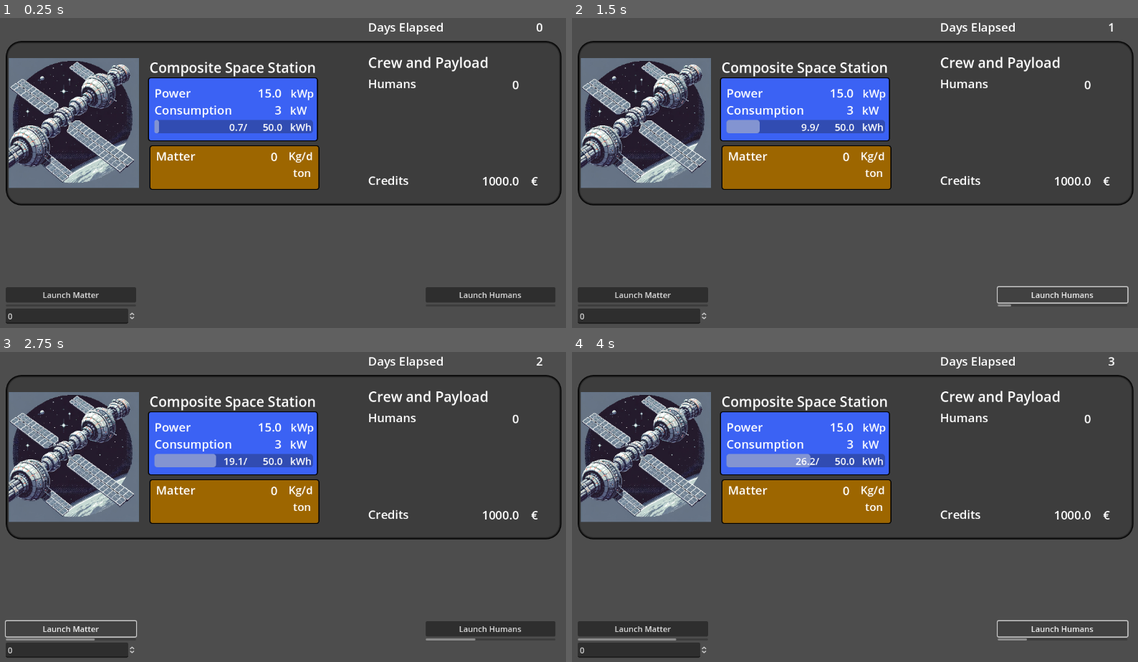
Above: before the commit, frames 1-4 (two rows, left to right).
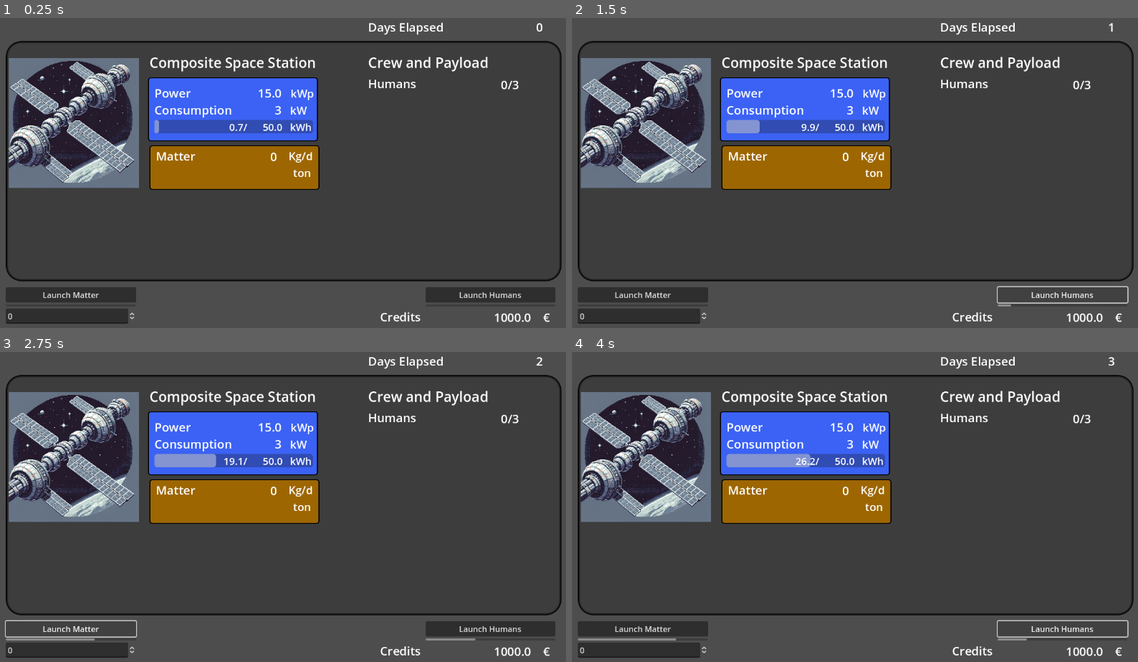
Above: after the commit, the same moments.

Repository: AndreaIdini/StarPilgrims
Game: Godot game, scene res://main.tscn
Same seed, same stepped clock (60 frames per second), same inputs: the game is played once before the commit and once after it.
Inputs:
- Up to frame 1 (0.25 s): no input
- Up to frame 2 (1.5 s): click "Launch Humans" at 0.5 s; click "Launch Humans" at 1.25 s
- Up to frame 3 (2.75 s): click "Launch Matter" at 2 s
- Up to frame 4 (4 s): click "Launch Matter" at 2.75 s; click "Launch Humans" at 3.5 s

The runs differ from the first frame. In frame 1, 2.8% of the frame differs, in the area x 1-100%, y 12-99%; in frame 2, 2.8%; in frame 3, 2.8%; in frame 4, 2.8%.

Commit message:
Station Module Mechanic implemented

Diff:
--- a/Launch.gd
+++ b/Launch.gd
@@ -21,7 +21,6 @@
 # Called when the node enters the scene tree for the first time.
 func _ready():
 	pass # Replace with function body.
-
 
 # Called every frame. 'delta' is the elapsed time since the previous frame.
 func _physics_process(delta):
--- a/Station.gd
+++ b/Station.gd
@@ -5,20 +5,95 @@
 var time = 0.
 
 var energy = 0.                 # KWh
-var battery_cap = 50.           # KWh
-var power = 0.                  # KW
-var pow_consumption = 0.
-var solar_power_installed = 15. # kW
-var module_upkeep = 3.          # KW
 var matter = 0.                 # ton
+var humans = 0
+
+var battery_cap                 # KWh
+var power                       # KW
+var pow_consumption
+var solar_power_installed       # kW
+var modules_upkeep               # KW
+
 var matter_transf = 0.
-var humans = 0
+var humans_cap
+
 var humans_matter_upkeep = 10   # Kg
 var humans_energy_upkeep = 5    # KW
 var humans_rent = 20            # cred
 
-var starting = 1
-var Modules = [starting]
+#enum ModuleNames {STARTING, SOLAR_PANEL, basic_living}
+
+const STARTING = {
+	"name": "Starting Module",
+	"description": "The starting module is the core of your space station, built with the best materials designed to stand the test of time and already equipped with everything necessary to host humans and keep them warm and fed. It has beds for 3 humans, but not enough energy. Careful!",
+	"power": 15,                # KW
+	"battery": 50,              # KWh
+	"living_space": 3,          # Capacity for Humans
+	"upkeep_power": 3,         # KW
+	"upkeep_matter": 0,         # Kg/d
+	"build_matter": 5,           # ton
+	"build_energy": 100,           # KWh
+	"build_credits": 3000,
+	"build_time": 30
+}
+
+const SOLAR = {
+	"name": "Solar Array Wing", # Specs from ISS
+	"description": "The solar array wing is a module of solar panels, that can be extended and orientated to face the Sun as efficiently as possible and collect precious energy. Some battery included.",
+	"power": 30,                # KW
+	"battery": 5,               # KWh
+	"living_space": 0,          # Capacity for Humans
+	"upkeep_power": 0,         # KW
+	"upkeep_matter": 0,         # Kg/d
+	"build_matter": 1,           # ton
+	"build_energy": 20,          # KWh
+	"build_credits": 500,
+	"build_time": 3
+}
+
+const BATTERY = {
+	"name": "Battery Storage",  #
+	"description": "The battery storage module will provide all your energy storage needs at the most convenient price, it needs some power and batteries need to be replaced from time to time.",
+	"power": 0,                 # KW
+	"battery": 50,              # KWh
+	"living_space": 0,          # Capacity for Humans
+	"upkeep_power": 0.1,       # KW
+	"upkeep_matter": 1,         # Kg/d
+	"build_matter": 1,           # ton
+	"build_energy": 30,          # KWh
+	"build_credits": 500,
+	"build_time": 5
+}
+
+const BASIC_LIVING = {
+	"name": "Basic Living Facilities",
+	"description": "Living quarters for 5 humans, with some basic amenities but needs energy and material upkeep.",
+	"power": 0,                 # KW
+	"battery": 20,              # KWh
+	"living_space": 5,          # Capacity for Humans
+	"upkeep_power": 3,         # KW
+	"upkeep_matter": 5,         # Kg/d
+	"build_matter": 5,           # ton
+	"build_energy": 50,          # KWh
+	"build_credits": 2000,
+	"build_time": 10
+}
+
+const DRONE = {
+	"name": "Mining Drone Bay",
+	"description": "Living quarters for 5 humans, with some basic amenities but needs energy and material upkeep.",
+	"power": 0,                 # KW
+	"battery": 20,              # KWh
+	"living_space": 5,          # Capacity for Humans
+	"upkeep_power": 3,         # KW
+	"upkeep_matter": 5,         # Kg/d
+	"build_matter": 5,           # ton
+	"build_energy": 50,          # KWh
+	"build_credits": 2000,
+	"build_time": 10
+}
+
+var Modules = [STARTING]
 
 @onready var count_power = %CountPower
 @onready var count_energy = %CountEnergy
@@ -32,13 +107,20 @@
 # Called when the node enters the scene tree for the first time.
 func _ready():
 	print("station ready", Modules)
+	station_properties()
+	print(battery_cap, " ",power)
+
+	#Modules.append(SOLAR)
+#
+	#station_properties()
+	#print(battery_cap, " ", power)
 	pass # Replace with function body.
 
 # Called every frame. 'delta' is the elapsed time since the previous frame.
 func _physics_process(delta):
 	time += delta
 
-	pow_consumption = module_upkeep + humans*humans_energy_upkeep
+	pow_consumption = modules_upkeep + humans*humans_energy_upkeep
 	power = solar_power(solar_power_installed, time) - pow_consumption
 
 	energy += power*delta
@@ -51,12 +133,25 @@
 	count_power.text = str("%10.1f" % solar_power_installed)
 	count_energy.text = str("%10.1f" % energy) + "/" + str("%10.1f" % battery_cap)
 	count_matter_transf.text = str(matter_transf)
-	count_humans.text = str(humans)
+	count_humans.text = str(humans) + "/" + str(humans_cap)
 	count_consumption.text = str(pow_consumption)
 
 	progress_bar.max_value = battery_cap
 	progress_bar.value = energy
 	pass
+
+func station_properties():
+	humans_cap = 0
+
+	battery_cap = 0.
+	solar_power_installed = 0.
+	modules_upkeep = 0.
+	for module in Modules:
+		solar_power_installed += module["power"]
+		modules_upkeep += module["upkeep_power"]
+		battery_cap += module["battery"]
+		humans_cap += module["living_space"]
+
 
 func print_state():
 	print('--- Printing State ---')
@@ -64,6 +159,5 @@
 	print('energy ', energy)
 	print('matter ', matter)
 
-
 func solar_power(p,t):
 	return p*abs(sin(t*3.141))
--- a/main.gd
+++ b/main.gd
@@ -1,20 +1,13 @@
 extends Node
 
 var time = 0.                   # days
-
 var credits = 1000.             # ~ 1k dollars
-
 
 @onready var count_days = %CountDays
 @onready var count_cred = %CountCred
 
-
 @onready var station = $PanelStation
-
-
-
-func solar_power(p,t):
-	return p*abs(sin(t*3.141))
+@onready var launch = $Launch
 
 # Called when the node enters the scene tree for the first time.
 func _ready():
@@ -23,7 +16,6 @@
 	print('initialized')
 	#print(station.starting)
 
-	pass # Replace with function body.
 
 func update_show():
 	count_days.text = str(floor(time))
--- a/main.tscn
+++ b/main.tscn
@@ -63,35 +63,31 @@
 offset_left = 21.0
 offset_top = 101.0
 offset_right = 1139.0
-offset_bottom = 432.0
+offset_bottom = 585.0
 theme_override_styles/panel = SubResource("StyleBoxFlat_ws068")
 script = ExtResource("2_oc6wt")
 
 [node name="LabelPayload" type="Label" parent="PanelStation"]
 layout_mode = 1
 anchors_preset = -1
-anchor_left = 0.442
-anchor_top = 0.151
-anchor_right = 0.442
-anchor_bottom = 0.151
-offset_left = 234.844
-offset_top = -25.981
-offset_right = 567.844
-offset_bottom = 13.019
+anchor_left = 1.0
+anchor_right = 1.0
+offset_left = -389.0
+offset_top = 24.0
+offset_right = -56.0
+offset_bottom = 63.0
 theme_override_font_sizes/font_size = 28
 text = "Crew and Payload"
 
 [node name="LabelCredits" type="Label" parent="PanelStation/LabelPayload"]
 layout_mode = 1
 anchors_preset = -1
-anchor_left = 0.441
-anchor_top = 0.857
-anchor_right = 0.441
-anchor_bottom = 0.857
-offset_left = -146.853
-offset_top = 206.577
-offset_right = -64.853
-offset_bottom = 240.577
+anchor_top = 6.59
+anchor_bottom = 6.59
+offset_left = 24.0
+offset_top = 257.99
+offset_right = 377.0
+offset_bottom = 291.99
 theme_override_font_sizes/font_size = 24
 text = "Credits"
 
@@ -125,11 +121,14 @@
 [node name="LabelHumans" type="Label" parent="PanelStation/LabelPayload"]
 layout_mode = 1
 anchors_preset = -1
-anchor_top = 0.244
-anchor_bottom = 0.244
-offset_top = 35.484
-offset_right = 97.0
-offset_bottom = 69.484
+anchor_left = 1.168
+anchor_top = -0.615
+anchor_right = 1.168
+anchor_bottom = -0.615
+offset_left = -388.944
+offset_top = 68.985
+offset_right = -291.944
+offset_bottom = 102.985
 theme_override_font_sizes/font_size = 24
 text = "Humans"
 
@@ -152,25 +151,20 @@
 custom_minimum_size = Vector2(60, 60)
 layout_mode = 1
 anchors_preset = -1
-anchor_top = 0.5
-anchor_bottom = 0.5
+anchor_right = 0.005
 offset_left = 6.0
-offset_top = -132.0
-offset_right = 268.0
-offset_bottom = 130.0
+offset_top = 33.5
+offset_right = 262.41
+offset_bottom = 295.5
 theme_override_styles/panel = SubResource("StyleBoxTexture_dl7rf")
 
 [node name="PanelEnergy" type="Panel" parent="PanelStation"]
 layout_mode = 1
 anchors_preset = -1
-anchor_left = 0.439
-anchor_top = 0.346
-anchor_right = 0.439
-anchor_bottom = 0.346
-offset_left = -204.802
-offset_top = -41.526
-offset_right = 137.198
-offset_bottom = 87.474
+offset_left = 286.0
+offset_top = 73.0
+offset_right = 628.0
+offset_bottom = 202.0
 theme_override_styles/panel = SubResource("StyleBoxFlat_imjuq")
 
 [node name="LabelEnergy" type="Label" parent="PanelStation/PanelEnergy"]
@@ -291,14 +285,10 @@
 [node name="PanelMatter" type="Panel" parent="PanelStation"]
 layout_mode = 1
 anchors_preset = -1
-anchor_left = 0.439
-anchor_top = 0.641
-anchor_right = 0.439
-anchor_bottom = 0.641
-offset_left = -201.802
-offset_top = -2.17099
-offset_right = 140.198
-offset_bottom = 87.829
+offset_left = 289.0
+offset_top = 210.0
+offset_right = 631.0
+offset_bottom = 300.0
 theme_override_styles/panel = SubResource("StyleBoxFlat_71ofv")
 
 [node name="LabelMatter" type="Label" parent="PanelStation/PanelMatter"]
@@ -318,12 +308,14 @@
 unique_name_in_owner = true
 layout_mode = 1
 anchors_preset = -1
-anchor_top = 0.473
-anchor_bottom = 0.473
-offset_left = 104.0
-offset_top = -36.57
-offset_right = 258.0
-offset_bottom = -2.56999
+anchor_left = -0.827
+anchor_top = -2.333
+anchor_right = -0.827
+anchor_bottom = -2.333
+offset_left = 386.834
+offset_top = 215.97
+offset_right = 540.834
+offset_bottom = 249.97
 theme_override_font_sizes/font_size = 24
 text = "??"
 horizontal_alignment = 2
@@ -371,14 +363,10 @@
 [node name="LabelStation" type="Label" parent="PanelStation"]
 layout_mode = 1
 anchors_preset = -1
-anchor_left = 0.442
-anchor_top = 0.151
-anchor_right = 0.442
-anchor_bottom = 0.151
-offset_left = -205.035
-offset_top = -15.981
-offset_right = 127.965
-offset_bottom = 23.019
+offset_left = 289.0
+offset_top = 24.0
+offset_right = 622.0
+offset_bottom = 63.0
 theme_override_font_sizes/font_size = 28
 text = "Composite Space Station"
 
Not shown, changed: README.md
